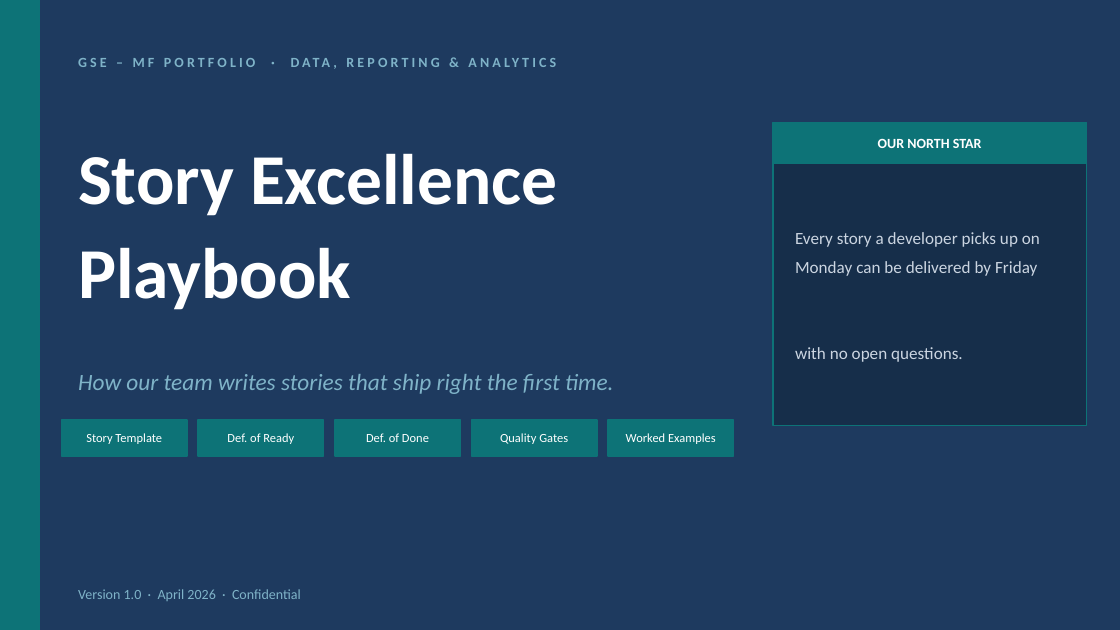
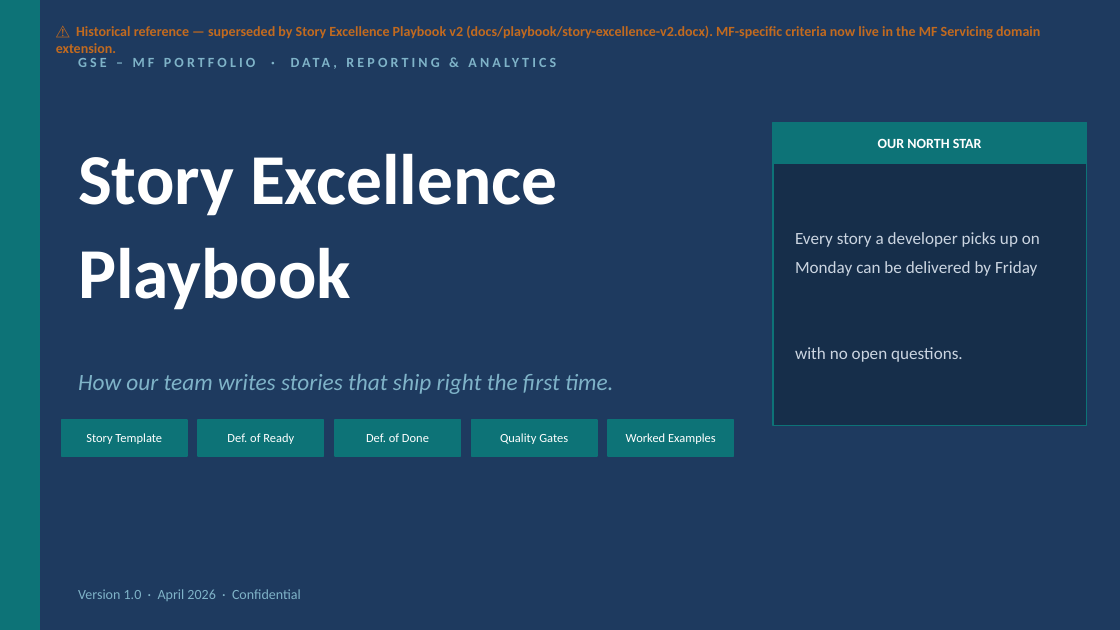
Before and after one commit to ad25343/waf-classifier, a slide deck: slide 1 of docs/playbook/story-excellence-mf-v1.pptx. Drawn at 1120x630 pixels with LibreOffice and Linux fonts; fonts in the diff are those of the drawing. Boxes give left, top, right and bottom in pixels: in the first picture for what was removed or moved away, otherwise in the second. Text is boxed around its words. In the diff, an @@ line names an element or a change of style, - is before the commit and + after.

```diff
--- a/docs/playbook/story-excellence-mf-v1.pptx
+++ b/docs/playbook/story-excellence-mf-v1.pptx
@@ text added at (56,26,1040,53), 9 pt, text #C26A1F, bold @@
+⚠ Historical reference — superseded by Story Excellence Playbook v2 (docs/playbook/story-excellence-v2.docx). MF-specific criteria now live in the MF Servicing domain extension.
```
Also in this commit, not shown: 1 other file.
